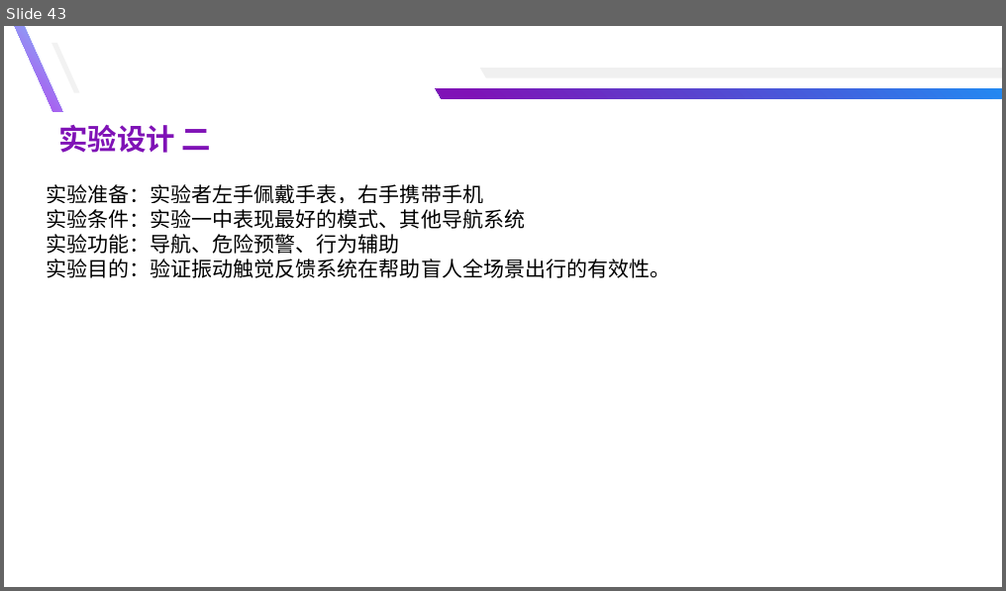
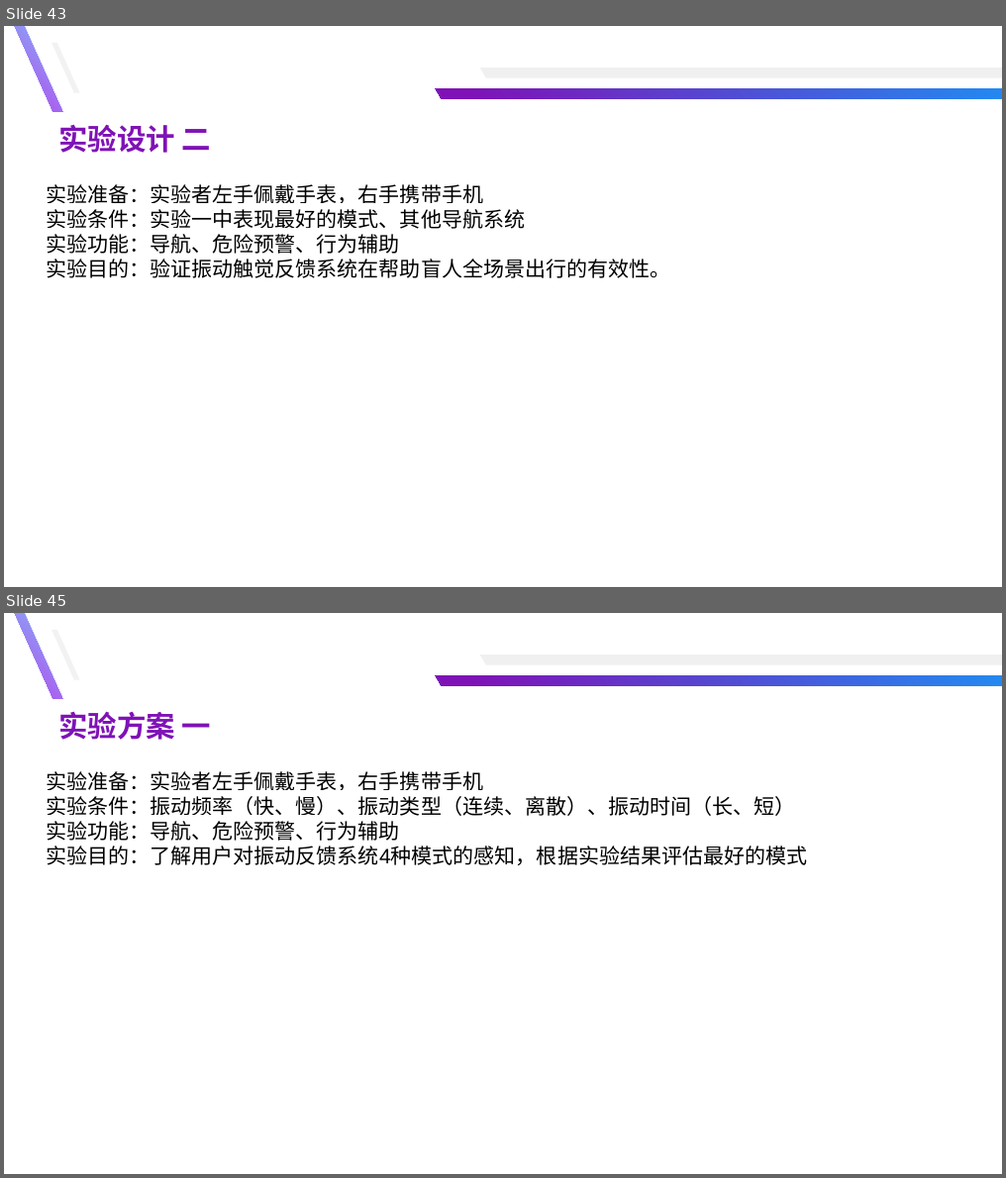
Before and after one commit to yuyongsong/Paper, a slide deck: 总结汇报-余泳松.pptx. Shown one above the other, each under a label of ours: slide 43 before the commit, slides 43 and 45 after it; the slides between them are not shown. The pictures are 1006x591 and 1006x1178 pixels, drawn with LibreOffice and Linux fonts; fonts in the diff are those of the drawing. Boxes give left, top, right and bottom in pixels: in the first picture for what was removed or moved away, otherwise in the second. Text is boxed around its words. In the diff, an @@ line names an element or a change of style, - is before the commit and + after.

```diff
--- a/总结汇报-余泳松.pptx
+++ b/总结汇报-余泳松.pptx
@@ slide 45 added at (x1=4, y1=613, x2=1002, y2=1174), background #FFFFFF @@
@@ freeform shape added at (x1=15, y1=613, x2=62, y2=699), fill gradient #81BDF8 to #B543ED @@
@@ freeform shape added at (x1=52, y1=630, x2=80, y2=679), fill #F2F2F2 @@
@@ freeform shape added at (x1=480, y1=655, x2=1002, y2=665), fill #F0F0F0 @@
@@ freeform shape added at (x1=436, y1=676, x2=1002, y2=686), fill gradient #228AF2 to #7F12B6 @@
@@ text added at (x1=58, y1=711, x2=211, y2=740), 28 pt, text #7F12B6, bold @@
+实验方案 一
@@ text added at (x1=46, y1=771, x2=807, y2=865), 20 pt, text #000000 @@
+实验准备：实验者左手佩戴手表，右手携带手机
+实验条件：振动频率（快、慢）、振动类型（连续、离散）、振动时间（长、短）
+实验功能：导航、危险预警、行为辅助
+实验目的：了解用户对振动反馈系统4种模式的感知，根据实验结果评估最好的模式
```
Also in this commit, not shown: 1 other slide added, 2 other files.
